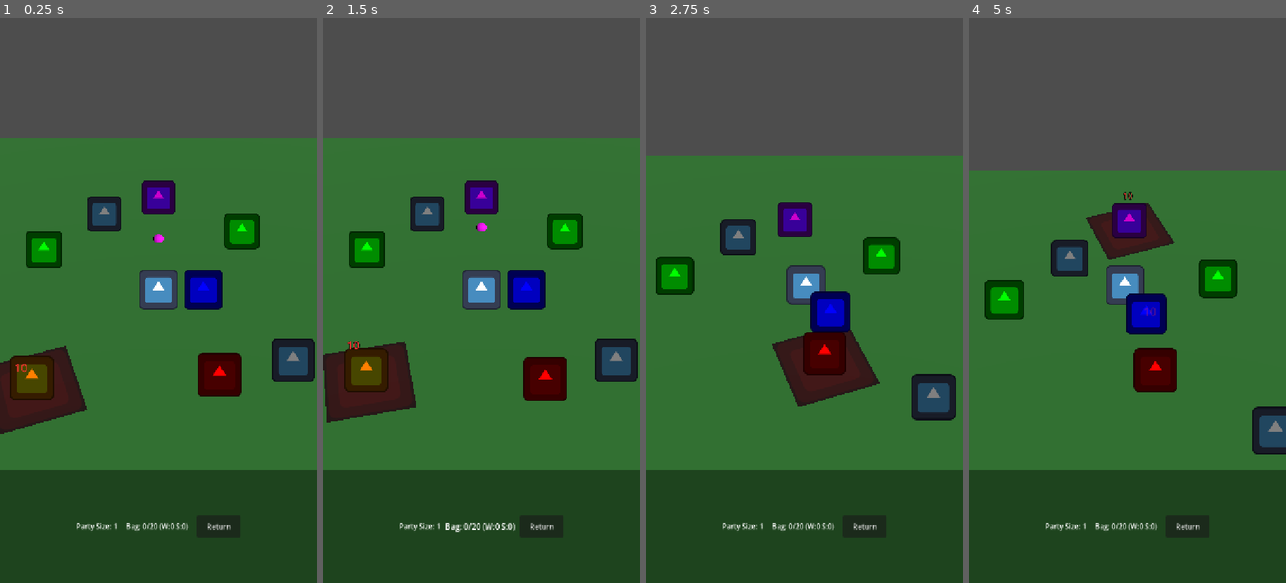
Above: before the commit, frames 1-4 (left to right).
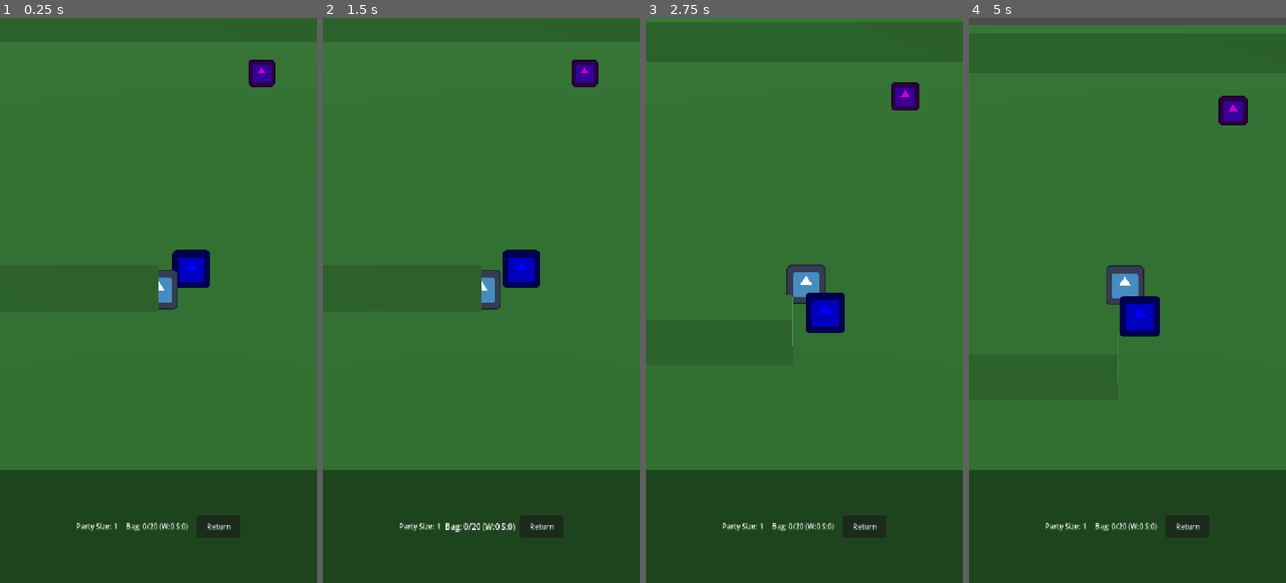
Above: after the commit, the same moments.

Repository: Usobanana/antigravity-prototype_TOH
Game: Godot game, scene res://scenes/levels/Field.tscn
The game is run twice, just before and just after one commit, with the same random seed, the same clock (stepped at 60 frames per second) and the same inputs. The engine's default icon, where the game draws it, is replaced by a stand-in: a white triangle on a blue panel in a dark square.
Inputs (mouse positions are in pixels of both pictures, inside the frame that each line leads up to):
- Up to frame 1 (0.25 s): no input
- Up to frame 2 (1.5 s): click "Return" at 0.5 s; click "Go Field" at 1.25 s
- Up to frame 3 (2.75 s): drag from (804, 300) to (836, 176) at 2.02 s
- Up to frame 4 (5 s): drag from (1064, 328) to (1111, 413) at 2.77 s; move the mouse to (1159, 176) at 3.52 s; click (1159, 176) at 3.67 s; drag from (1111, 413) to (1032, 215) at 4.27 s

The runs differ from the first frame. In frame 1, 31% of the frame differs, in the area x 0-100%, y 0-74%; in frame 2, 31%; in frame 3, 32%; in frame 4, 33%, in the area x 0-100%, y 1-78%.

Commit message:
Expand Field map and add inner walls

Diff:
--- a/antigravity-prototype-toh/scenes/levels/Field.tscn
+++ b/antigravity-prototype-toh/scenes/levels/Field.tscn
@@ -12,10 +12,13 @@
 [ext_resource type="Script" path="res://scripts/components/field.gd" id="10_field"]
 
 [sub_resource type="BoxShape3D" id="BoxShape3D_floor"]
-size = Vector3(20, 1, 20)
+size = Vector3(40, 1, 40)
 
 [sub_resource type="StandardMaterial3D" id="StandardMaterial3D_floor"]
 albedo_color = Color(0.2, 0.5, 0.2, 1)
+
+[sub_resource type="BoxShape3D" id="BoxShape3D_wall"]
+size = Vector3(40, 2, 1)
 
 [node name="Field" type="Node3D"]
 script = ExtResource("10_field")
@@ -32,7 +35,67 @@
 shape = SubResource("BoxShape3D_floor")
 
 [node name="CSGBox3D" type="CSGBox3D" parent="NavigationRegion3D/Floor"]
-size = Vector3(20, 1, 20)
+size = Vector3(40, 1, 40)
+material = SubResource("StandardMaterial3D_floor")
+
+[node name="WallNorth" type="StaticBody3D" parent="NavigationRegion3D"]
+transform = Transform3D(1, 0, 0, 0, 1, 0, 0, 0, 1, 0, 1, -20)
+
+[node name="CollisionShape3D" type="CollisionShape3D" parent="NavigationRegion3D/WallNorth"]
+shape = SubResource("BoxShape3D_wall")
+
+[node name="CSGBox3D" type="CSGBox3D" parent="NavigationRegion3D/WallNorth"]
+size = Vector3(40, 2, 1)
+material = SubResource("StandardMaterial3D_floor")
+
+[node name="WallSouth" type="StaticBody3D" parent="NavigationRegion3D"]
+transform = Transform3D(1, 0, 0, 0, 1, 0, 0, 0, 1, 0, 1, 20)
+
+[node name="CollisionShape3D" type="CollisionShape3D" parent="NavigationRegion3D/WallSouth"]
+shape = SubResource("BoxShape3D_wall")
+
+[node name="CSGBox3D" type="CSGBox3D" parent="NavigationRegion3D/WallSouth"]
+size = Vector3(40, 2, 1)
+material = SubResource("StandardMaterial3D_floor")
+
+[node name="WallEast" type="StaticBody3D" parent="NavigationRegion3D"]
+transform = Transform3D(-4.37114e-08, 0, -1, 0, 1, 0, 1, 0, -4.37114e-08, 20, 1, 0)
+
+[node name="CollisionShape3D" type="CollisionShape3D" parent="NavigationRegion3D/WallEast"]
+shape = SubResource("BoxShape3D_wall")
+
+[node name="CSGBox3D" type="CSGBox3D" parent="NavigationRegion3D/WallEast"]
+size = Vector3(40, 2, 1)
+material = SubResource("StandardMaterial3D_floor")
+
+[node name="WallWest" type="StaticBody3D" parent="NavigationRegion3D"]
+transform = Transform3D(-4.37114e-08, 0, -1, 0, 1, 0, 1, 0, -4.37114e-08, -20, 1, 0)
+
+[node name="CollisionShape3D" type="CollisionShape3D" parent="NavigationRegion3D/WallWest"]
+shape = SubResource("BoxShape3D_wall")
+
+[node name="CSGBox3D" type="CSGBox3D" parent="NavigationRegion3D/WallWest"]
+size = Vector3(40, 2, 1)
+material = SubResource("StandardMaterial3D_floor")
+
+[node name="InnerWall1" type="StaticBody3D" parent="NavigationRegion3D"]
+transform = Transform3D(1, 0, 0, 0, 1, 0, 0, 0, 1, -10, 1, 0)
+
+[node name="CollisionShape3D" type="CollisionShape3D" parent="NavigationRegion3D/InnerWall1"]
+shape = SubResource("BoxShape3D_wall")
+
+[node name="CSGBox3D" type="CSGBox3D" parent="NavigationRegion3D/InnerWall1"]
+size = Vector3(20, 2, 1)
+material = SubResource("StandardMaterial3D_floor")
+
+[node name="InnerWall2" type="StaticBody3D" parent="NavigationRegion3D"]
+transform = Transform3D(-4.37114e-08, 0, -1, 0, 1, 0, 1, 0, -4.37114e-08, 10, 1, -10)
+
+[node name="CollisionShape3D" type="CollisionShape3D" parent="NavigationRegion3D/InnerWall2"]
+shape = SubResource("BoxShape3D_wall")
+
+[node name="CSGBox3D" type="CSGBox3D" parent="NavigationRegion3D/InnerWall2"]
+size = Vector3(20, 2, 1)
 material = SubResource("StandardMaterial3D_floor")
 
 [node name="Player" parent="." instance=ExtResource("1_player")]
@@ -47,38 +110,38 @@
 [node name="Enemies" type="Node3D" parent="."]
 
 [node name="EnemySpawner1" parent="Enemies" instance=ExtResource("7_spawner")]
-transform = Transform3D(1, 0, 0, 0, 1, 0, 0, 0, 1, 2, 0, 4)
+transform = Transform3D(1, 0, 0, 0, 1, 0, 0, 0, 1, 8, 0, 12)
 spawn_scene = ExtResource("6_enemy")
 respawn_time = 3.0
 
 [node name="EnemySpawner2" parent="Enemies" instance=ExtResource("7_spawner")]
-transform = Transform3D(1, 0, 0, 0, 1, 0, 0, 0, 1, -3, 0, 3)
+transform = Transform3D(1, 0, 0, 0, 1, 0, 0, 0, 1, -12, 0, 8)
 spawn_scene = ExtResource("8_fenemy")
 respawn_time = 4.0
 
 [node name="EnemySpawner3" parent="Enemies" instance=ExtResource("7_spawner")]
-transform = Transform3D(1, 0, 0, 0, 1, 0, 0, 0, 1, 0, 0, -5)
+transform = Transform3D(1, 0, 0, 0, 1, 0, 0, 0, 1, 5, 0, -15)
 spawn_scene = ExtResource("9_renemy")
 respawn_time = 5.0
 
 [node name="Resources" type="Node3D" parent="."]
 
 [node name="TreeSpawner1" parent="Resources" instance=ExtResource("7_spawner")]
-transform = Transform3D(1, 0, 0, 0, 1, 0, 0, 0, 1, 3, 0, -3)
+transform = Transform3D(1, 0, 0, 0, 1, 0, 0, 0, 1, 10, 0, -5)
 spawn_scene = ExtResource("4_tree")
 respawn_time = 5.0
 
 [node name="TreeSpawner2" parent="Resources" instance=ExtResource("7_spawner")]
-transform = Transform3D(1, 0, 0, 0, 1, 0, 0, 0, 1, -4, 0, -2)
+transform = Transform3D(1, 0, 0, 0, 1, 0, 0, 0, 1, -8, 0, -12)
 spawn_scene = ExtResource("4_tree")
 respawn_time = 5.0
 
 [node name="StoneSpawner1" parent="Resources" instance=ExtResource("7_spawner")]
-transform = Transform3D(1, 0, 0, 0, 1, 0, 0, 0, 1, 4, 0, 3)
+transform = Transform3D(1, 0, 0, 0, 1, 0, 0, 0, 1, 14, 0, 10)
 spawn_scene = ExtResource("5_stone")
 respawn_time = 8.0
 
 [node name="StoneSpawner2" parent="Resources" instance=ExtResource("7_spawner")]
-transform = Transform3D(1, 0, 0, 0, 1, 0, 0, 0, 1, -2, 0, -4)
+transform = Transform3D(1, 0, 0, 0, 1, 0, 0, 0, 1, -15, 0, -5)
 spawn_scene = ExtResource("5_stone")
 respawn_time = 8.0
Not shown, added: antigravity-prototype-toh/scripts/components/gather_effect.gd.uid
